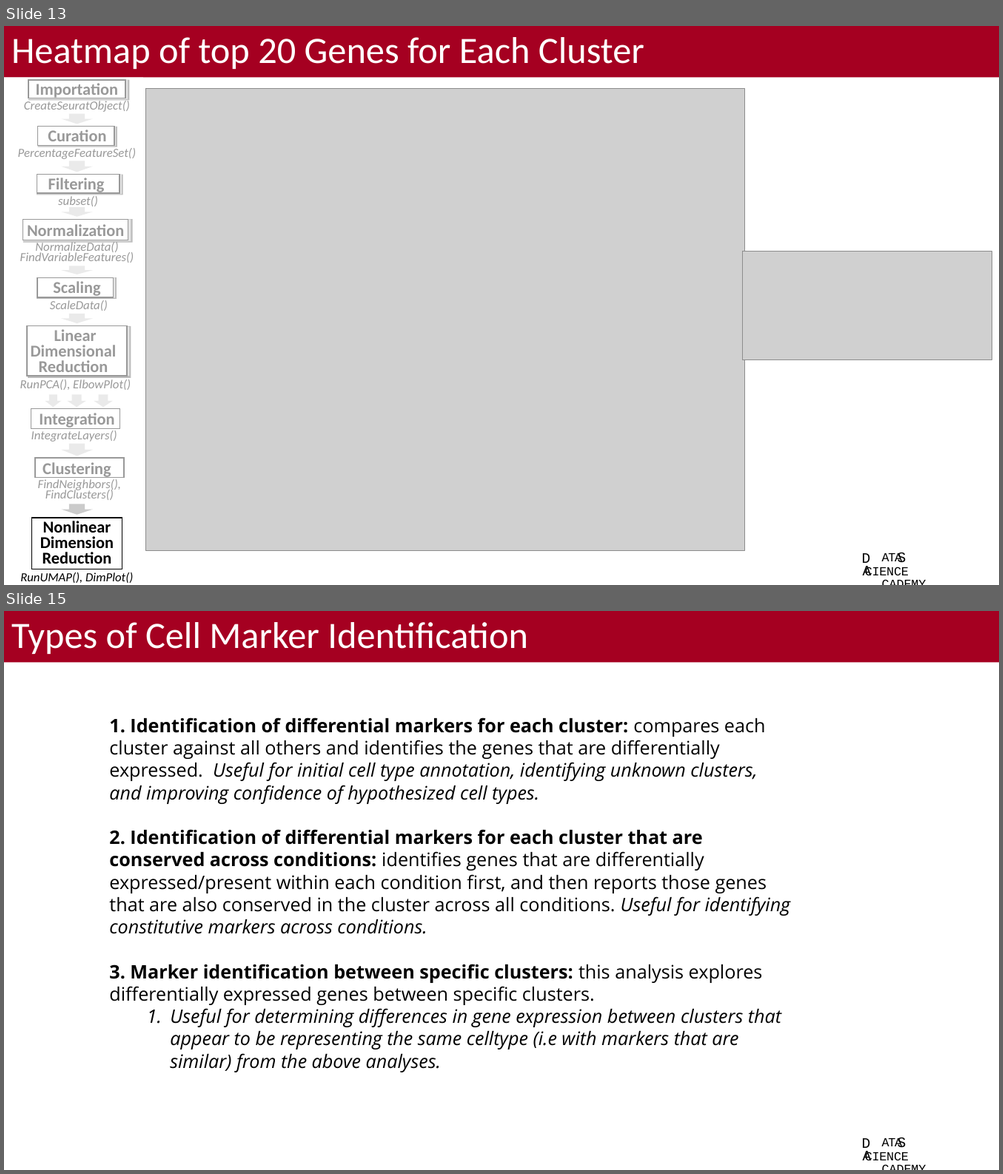
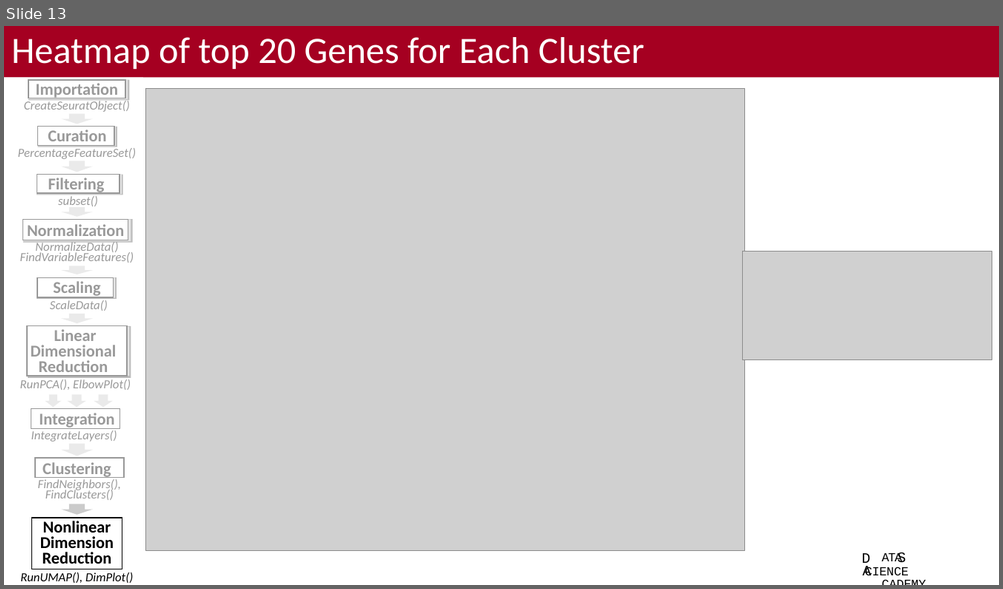
Before and after one commit to bacorli2/scrna_workshop, a slide deck: M5_Seurat_DGE_and_Exploratory/M5_Seurat_DGE_Exploratory.pptx. Shown one above the other, each under a label of ours: slides 13 and 15 before the commit, slide 13 after it; the slides between them are not shown. The pictures are 1003x1174 and 1003x589 pixels, drawn with LibreOffice and Linux fonts; fonts in the diff are those of the drawing; grey boxes stand for pictures; background and template pictures are left out. Boxes give left, top, right and bottom in pixels: in the first picture for what was removed or moved away, otherwise in the second. Text is boxed around its words. In the diff, an @@ line names an element or a change of style, - is before the commit and + after.

```diff
--- a/M5_Seurat_DGE_and_Exploratory/M5_Seurat_DGE_Exploratory.pptx
+++ b/M5_Seurat_DGE_and_Exploratory/M5_Seurat_DGE_Exploratory.pptx
@@ slide 15 removed at [4, 611, 999, 1170], background #FFFFFF; not listed: 4 template elements that a slide beside it also shows @@
@@ title removed at [4, 611, 999, 663] @@
-Types of Cell Marker Identification
@@ text removed at [109, 718, 790, 1073] @@
-1. Identification of differential markers for each cluster: compares each cluster against all others and identifies the genes that are differentially expressed. Useful for initial cell type annotation, identifying unknown clusters, and improving confidence of hypothesized cell types.
-2. Identification of differential markers for each cluster that are conserved across conditions: identifies genes that are differentially expressed/present within each condition first, and then reports those genes that are also conserved in the cluster across all conditions. Useful for identifying constitutive markers across conditions.
-3. Marker identification between specific clusters: this analysis explores differentially expressed genes between specific clusters.
-  1. Useful for determining differences in gene expression between clusters that appear to be representing the same celltype (i.e with markers that are similar) from the above analyses.
```
Also in this commit, not shown: 10 slides changed, 2 other files.
